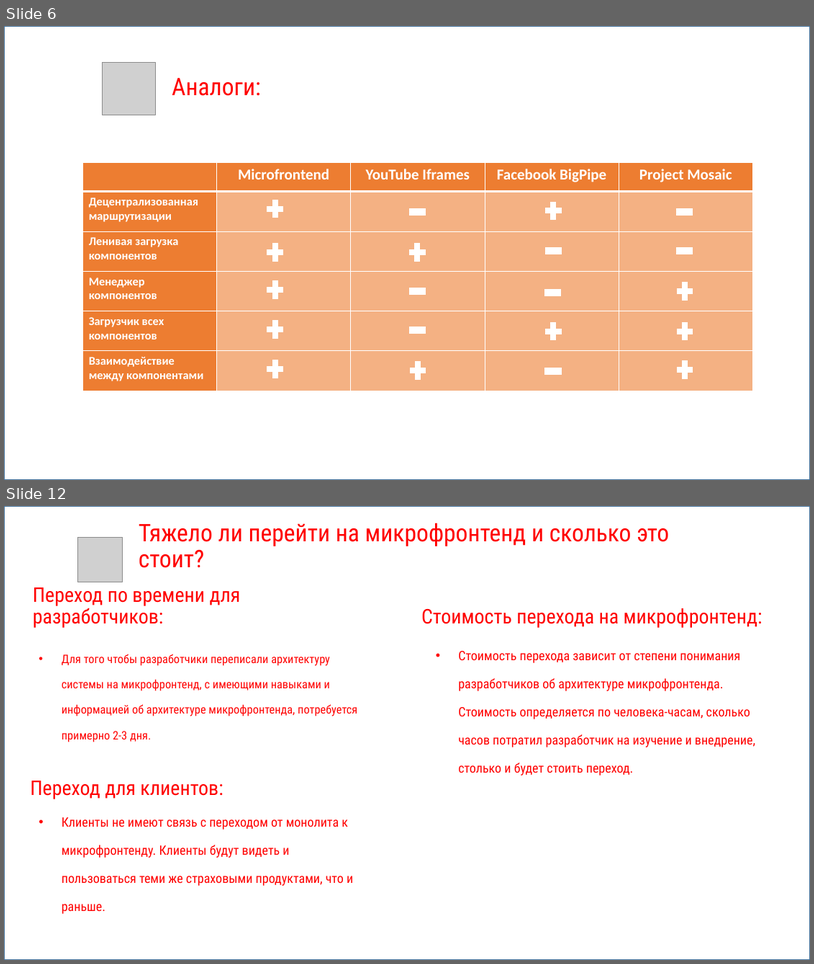
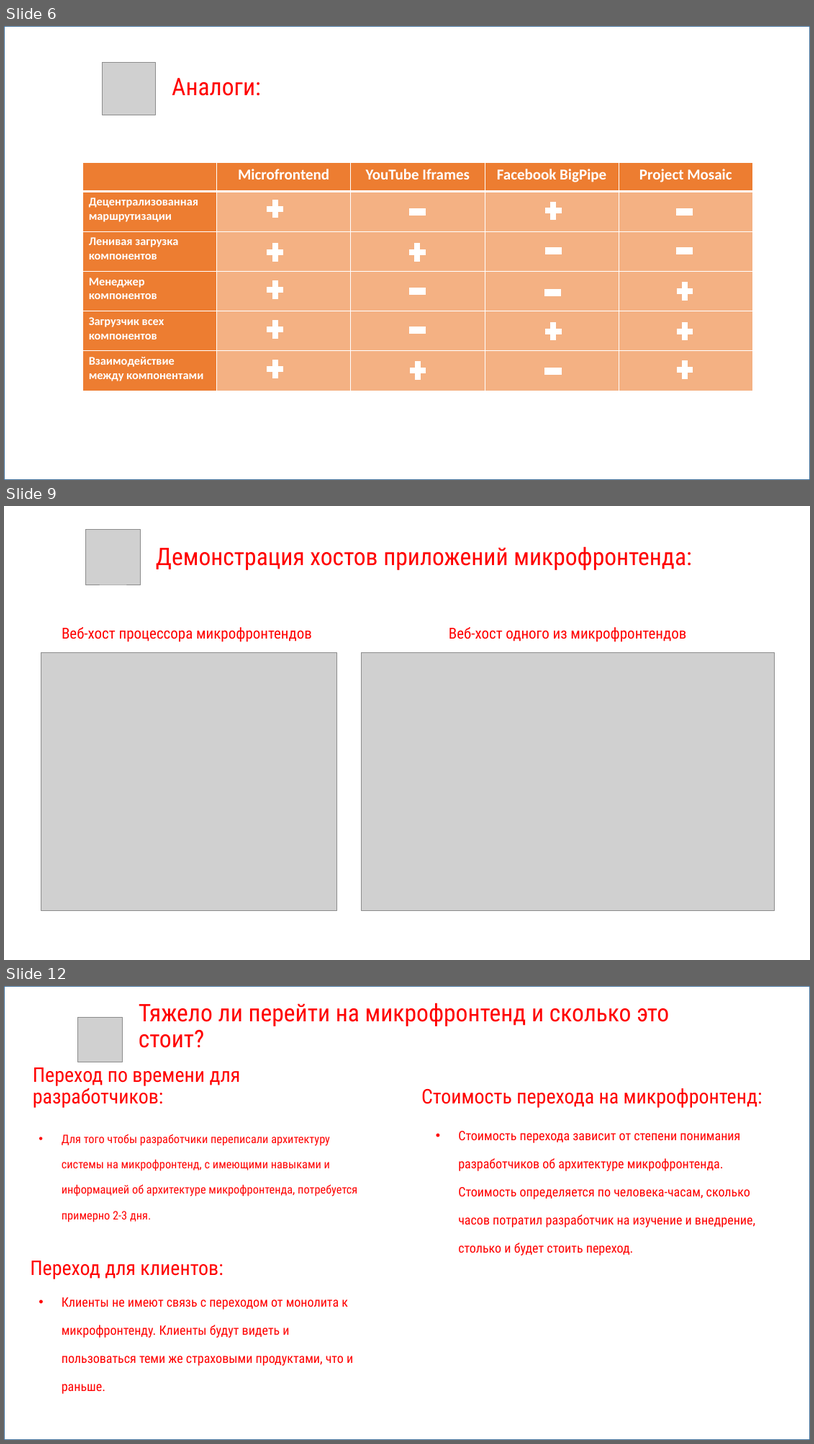
Before and after one commit to kamych1916/-, a slide deck: Презентация.pptx. Shown one above the other, each under a label of ours: slides 6 and 12 before the commit, slides 6, 9 and 12 after it; the slides between them are not shown. The pictures are 814x964 and 814x1444 pixels, drawn with LibreOffice and Linux fonts; fonts in the diff are those of the drawing; grey boxes stand for pictures. Boxes give left, top, right and bottom in pixels: in the first picture for what was removed or moved away, otherwise in the second. Text is boxed around its words. In the diff, an @@ line names an element or a change of style, - is before the commit and + after.

```diff
--- a/Презентация.pptx
+++ b/Презентация.pptx
@@ slide 9 added at [4,506,810,960], background #FFFFFF @@
@@ picture added at [85,530,141,584] @@
@@ title added at [156,546,692,570], 28.8 pt, text #FF0000 @@
+Демонстрация хостов приложений микрофронтенда:
@@ text added at [62,627,312,642], 18 pt, text #FF0000 @@
+Веб-хост процессора микрофронтендов
@@ text added at [449,627,687,642], 18 pt, text #FF0000 @@
+Веб-хост одного из микрофронтендов
@@ picture added at [41,652,337,909] @@
@@ picture added at [362,652,775,909] @@
```
Also in this commit, not shown: 5 slides changed, 3 other slides added, 2 slides removed.
